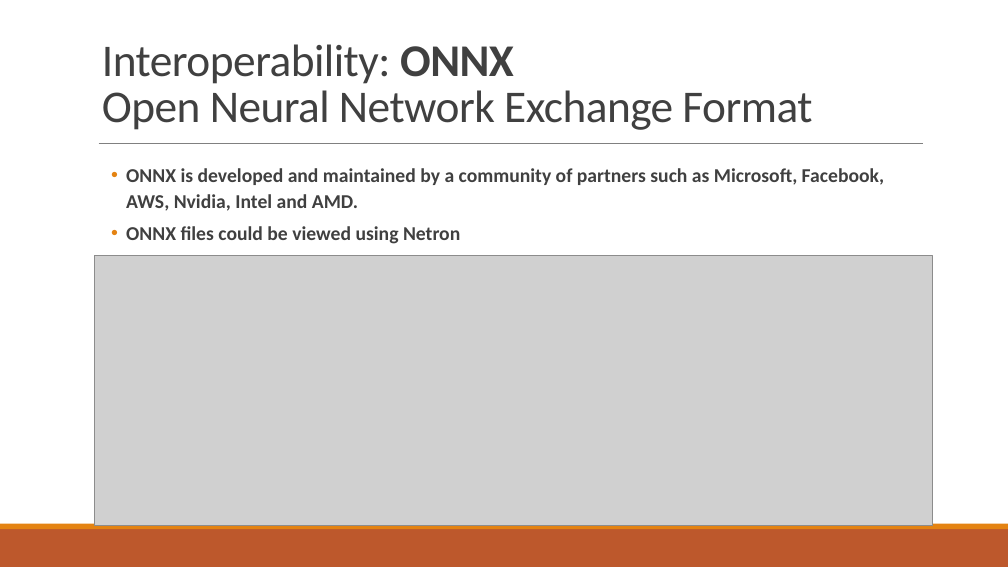
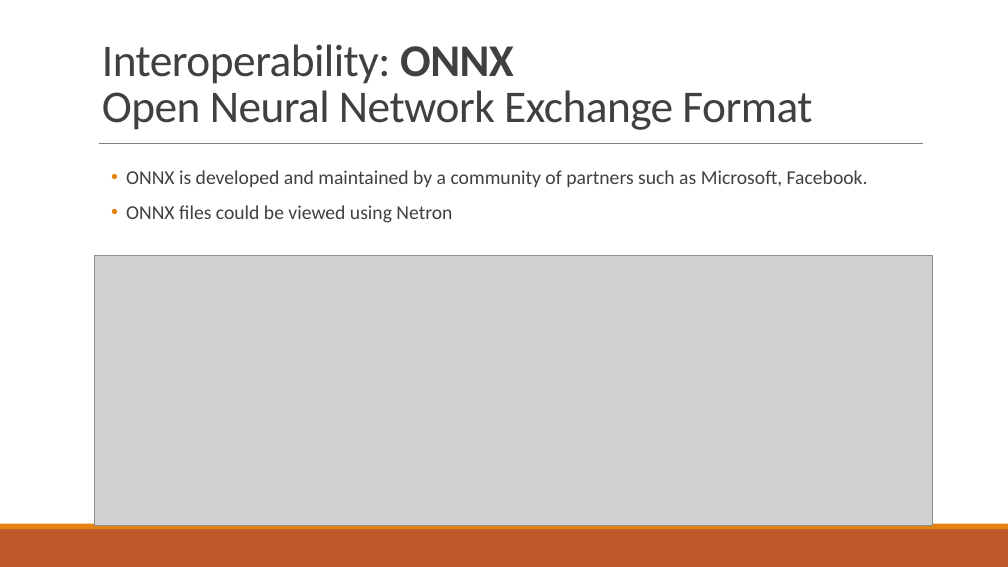
Before and after one commit to praveenraghuvanshi1512/AIML, a slide deck: slide 18 of Meetup_DotNet_10_Aug_2019/ML_Net_Praveen_Raghuvanshi_10_Aug_2019.pptx. Drawn at 1008x567 pixels with LibreOffice and Linux fonts; fonts in the diff are those of the drawing; grey boxes stand for pictures. Boxes give left, top, right and bottom in pixels: in the first picture for what was removed or moved away, otherwise in the second. Text is boxed around its words. In the diff, an @@ line names an element or a change of style, - is before the commit and + after.

```diff
--- a/Meetup_DotNet_10_Aug_2019/ML_Net_Praveen_Raghuvanshi_10_Aug_2019.pptx
+++ b/Meetup_DotNet_10_Aug_2019/ML_Net_Praveen_Raghuvanshi_10_Aug_2019.pptx
@@ text at [126,170,868,187]: text changed; bold off @@
-  • ONNX is developed and maintained by a community of partners such as Microsoft, Facebook, AWS, Nvidia, Intel and AMD.
+  • ONNX is developed and maintained by a community of partners such as Microsoft, Facebook.
@@ text at [126,205,452,223]: bold off in "ONNX files could be viewed using Netron"; line spacing 1.1 to 1.2 @@
```
Also in this commit, not shown: 3 other slides changed, 2 other files.
